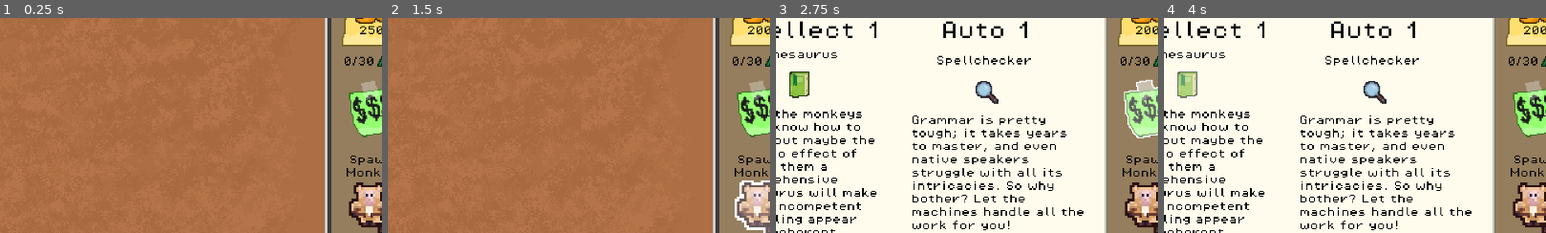
Above: before the commit, frames 1-4 (left to right).
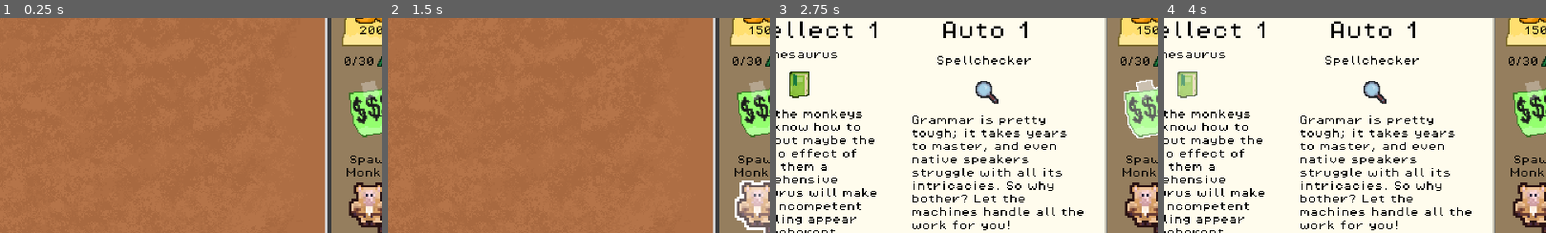
Above: after the commit, the same moments.

Repository: levienk/GMTK-Game-Jam-2024
Game: Godot game, scene res://game.tscn
Two runs of this game, one before a commit and one after it. Both use one fixed random seed, a clock stepped at 60 frames per second and the inputs below. Sound files missing from this copy of the repository are replaced by a short silence.
Inputs (mouse positions are % of the whole screen's width and height, from its top left):
- Up to frame 1 (0.25 s): no input
- Up to frame 2 (1.5 s): click (13, 89) at 0.52 s; type "12" at 0.6 s; click "50" at 1.25 s
- Up to frame 3 (2.75 s): click (95, 31) at 2 s
- Up to frame 4 (4 s): click "3000" at 2.75 s; click "1500" at 3.5 s
The pictures show only the part of the screen within x 46-96%, y 10-60%; the shares and areas given below are measured in that part.

The runs differ from the first frame. In frame 1, less than 0.1% of the frame differs, in the area x 96-98%, y 3-7%; in frame 2, less than 0.1%, in the area x 94-98%, y 3-8%; in frame 3, less than 0.1%; in frame 4, less than 0.1%.

Commit message:
Reduce beginning cash

Diff:
--- a/game.gd
+++ b/game.gd
@@ -3,7 +3,7 @@
 # Called when the node enters the scene tree for the first time.
 func _ready() -> void:
 	# Start of game currency
-	Bananas.bananas = 250
+	Bananas.bananas = 200
 
 # Ordering (z index)
 # Monkey = 5
